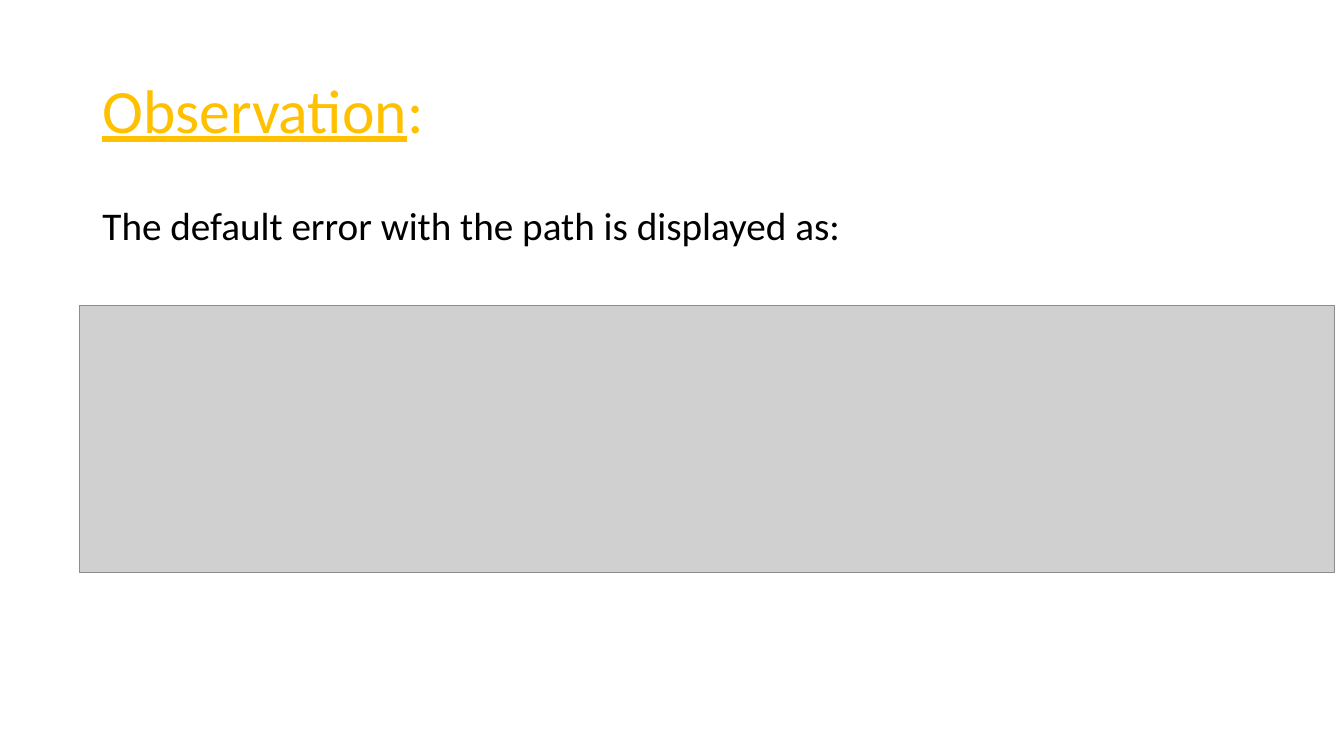
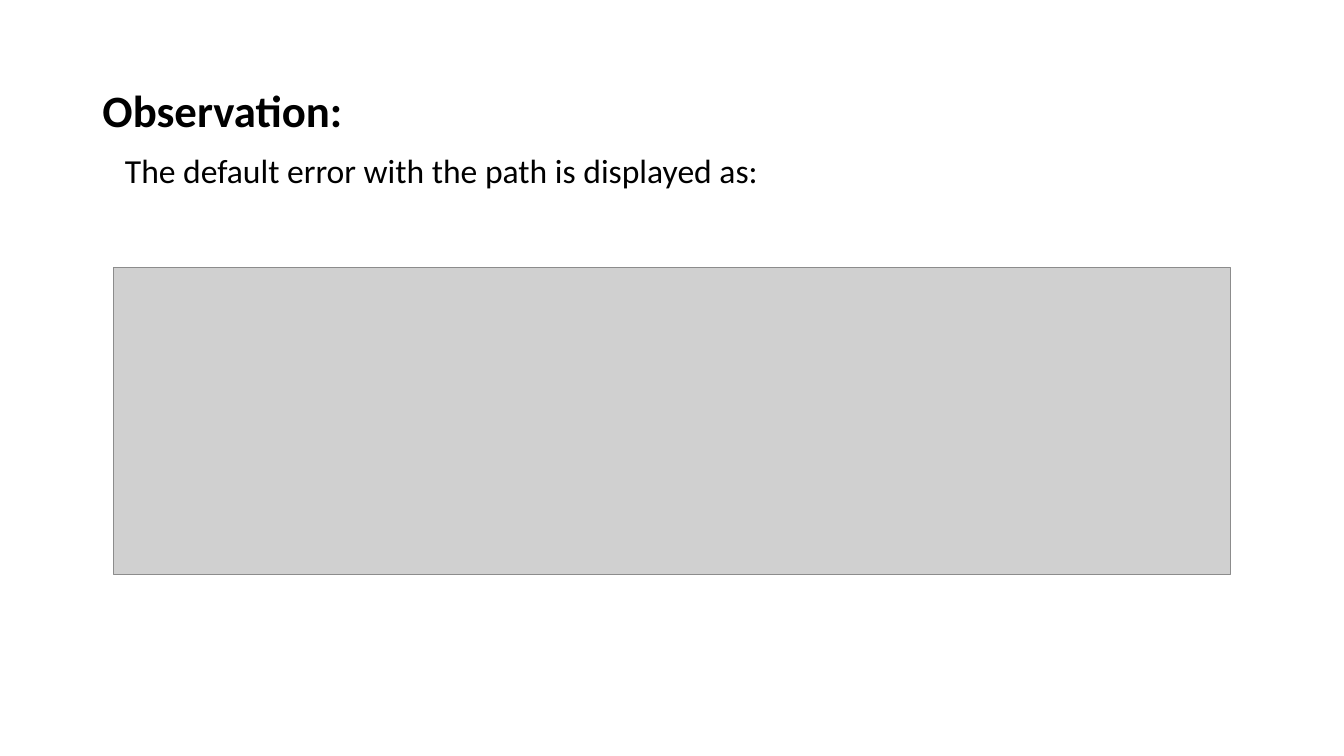
Before and after one commit to RocktimRajkumar/CEH-hack-a-thon, a slide deck: slide 106 of reports/Lifestyle Store/LifeStyle Store Application Reports.pptx. Drawn at 1344x756 pixels with LibreOffice and Linux fonts; fonts in the diff are those of the drawing; grey boxes stand for pictures. Boxes give left, top, right and bottom in pixels: in the first picture for what was removed or moved away, otherwise in the second. Text is boxed around its words. In the diff, an @@ line names an element or a change of style, - is before the commit and + after.

```diff
--- a/reports/Lifestyle Store/LifeStyle Store Application Reports.pptx
+++ b/reports/Lifestyle Store/LifeStyle Store Application Reports.pptx
@@ title "Observation:" at (102, 95, 342, 128): size 44 to 32 pt, text colour #FFC000 to #000000, bold on, underline off @@
@@ text "The default error with the ...": place and size @@
-text "The default error with the ..." at (102, 212, 840, 247)
+text "The default error with the ..." at (125, 159, 757, 189)
@@ text "The default error with the ..." at (125, 159, 757, 189): size 28 to 24 pt @@
@@ picture: place and size @@
-picture at (80, 306, 1335, 573)
+picture at (113, 268, 1231, 575)
```
Also in this commit, not shown: 10 other slides changed.
